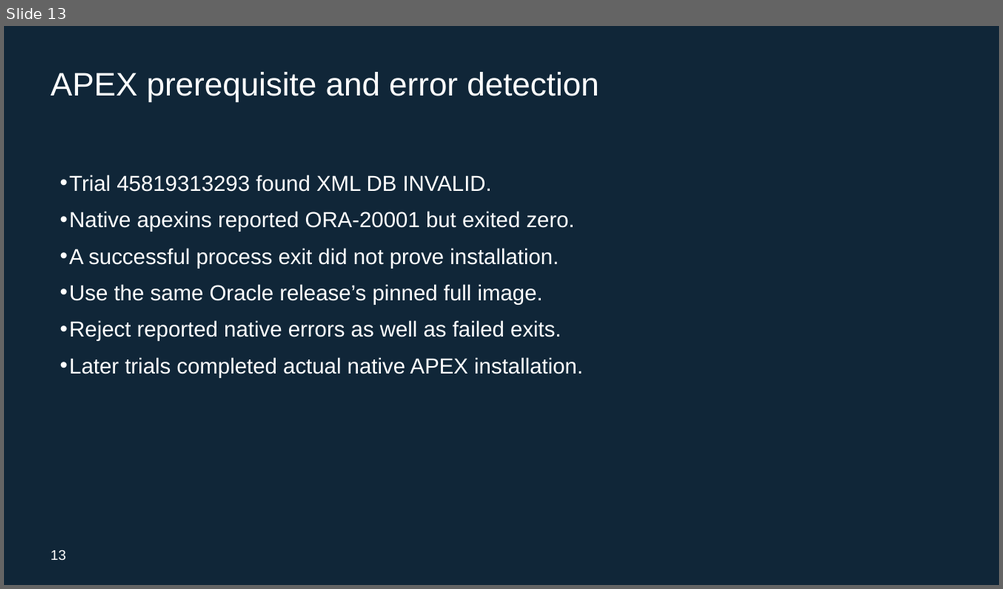
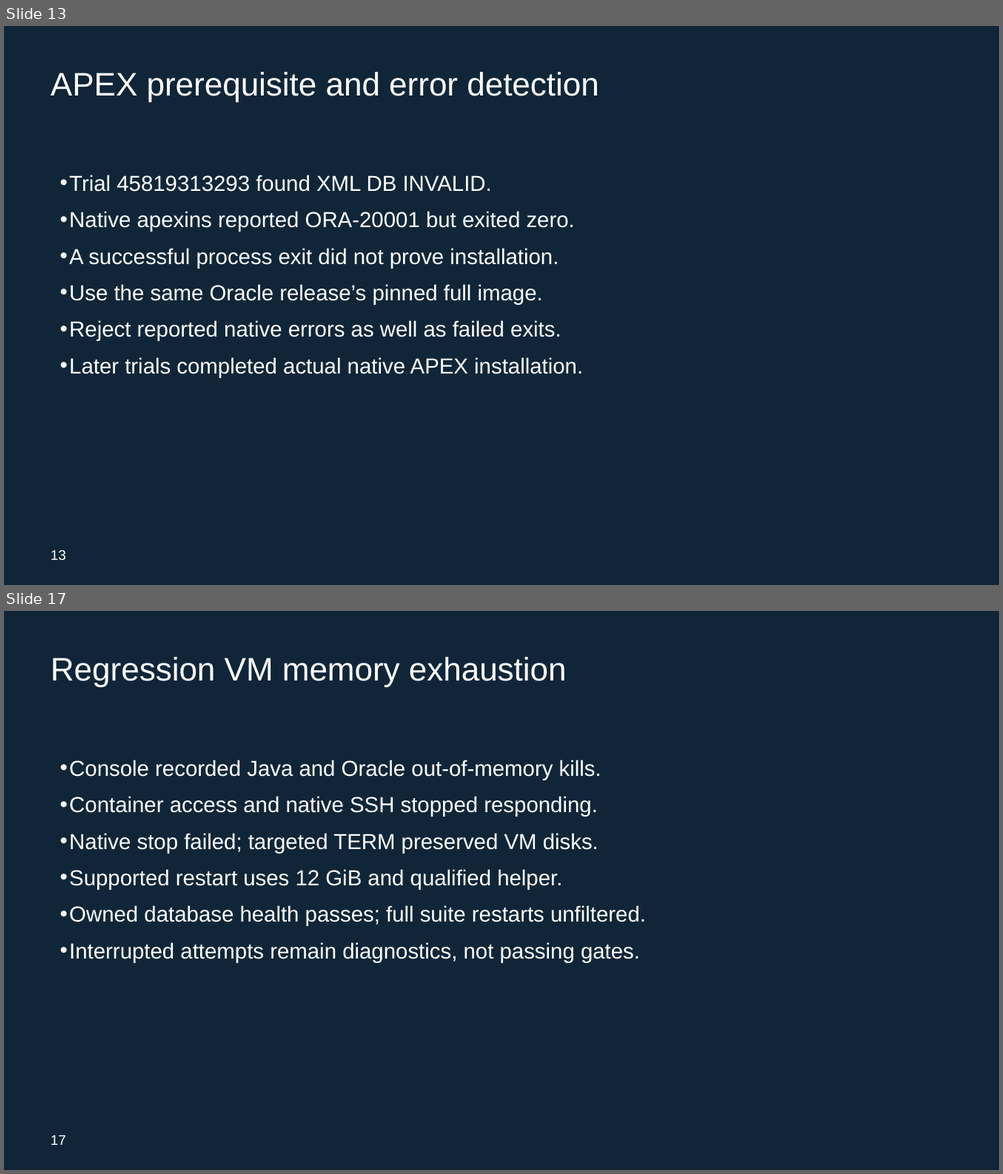
Before and after one commit to rstyczynski/APEX_CICD, a slide deck: progress/E.17/sprint_E.17_increment_demo.pptx. Shown one above the other, each under a label of ours: slide 13 before the commit, slides 13 and 17 after it; the slides between them are not shown. The pictures are 1003x589 and 1003x1174 pixels, drawn with LibreOffice and Linux fonts; fonts in the diff are those of the drawing. Boxes give left, top, right and bottom in pixels: in the first picture for what was removed or moved away, otherwise in the second. Text is boxed around its words. In the diff, an @@ line names an element or a change of style, - is before the commit and + after.

```diff
--- a/progress/E.17/sprint_E.17_increment_demo.pptx
+++ b/progress/E.17/sprint_E.17_increment_demo.pptx
@@ slide 17 added at [4,611,999,1170], background #102638 @@
@@ text added at [51,657,566,687], 31.5 pt, text #FFFFFF @@
+Regression VM memory exhaustion
@@ text added at [69,760,646,963], 21 pt, text #FFFFFF @@
+• Console recorded Java and Oracle out-of-memory kills.
+• Container access and native SSH stopped responding.
+• Native stop failed; targeted TERM preserved VM disks.
+• Supported restart uses 12 GiB and qualified helper.
+• Owned database health passes; full suite restarts unfiltered.
+• Interrupted attempts remain diagnostics, not passing gates.
@@ text added at [51,1136,66,1145], 13.5 pt, text #FFFFFF @@
+17
```
Also in this commit, not shown: 9 slides changed, 1 other slide added, 34 other files.
